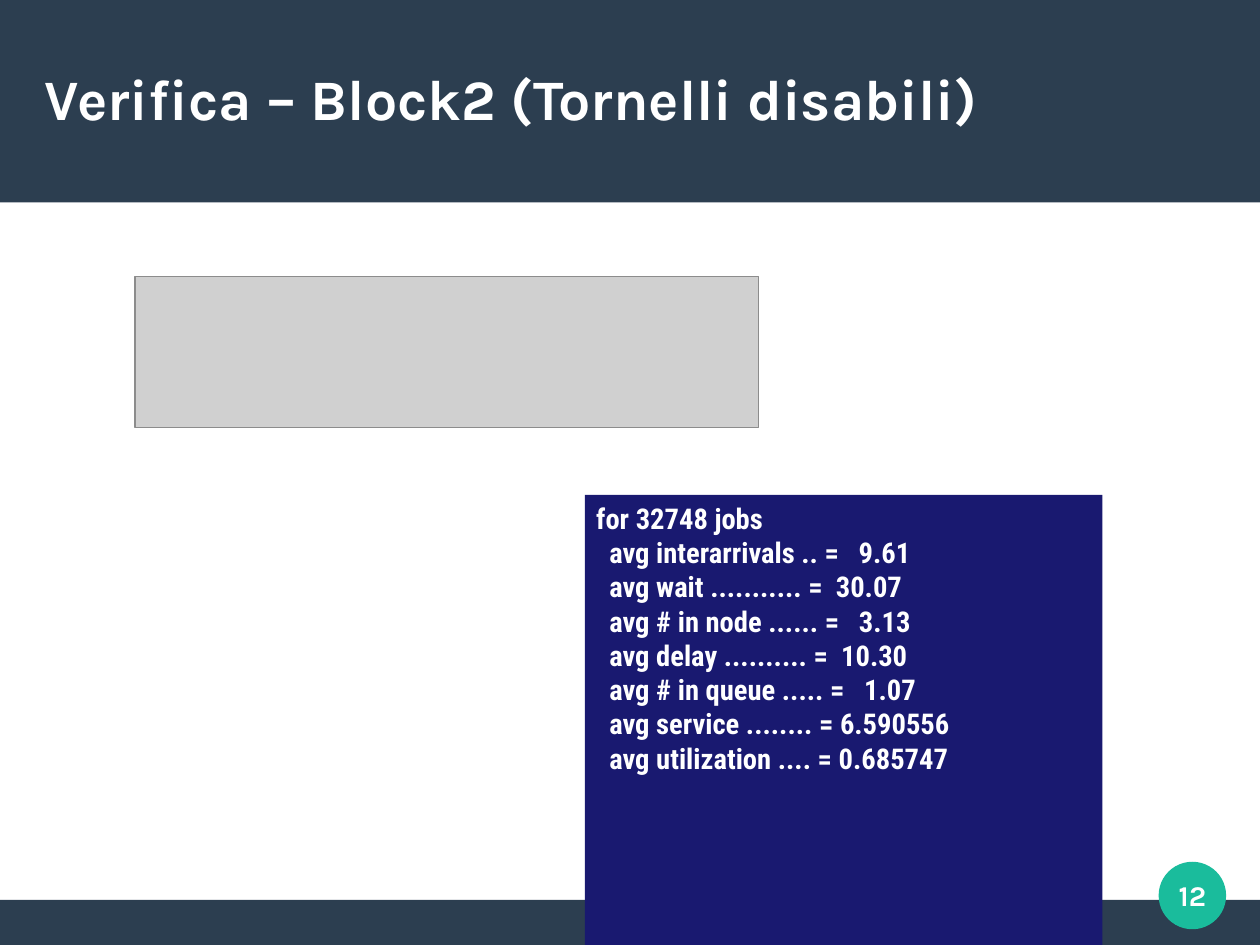
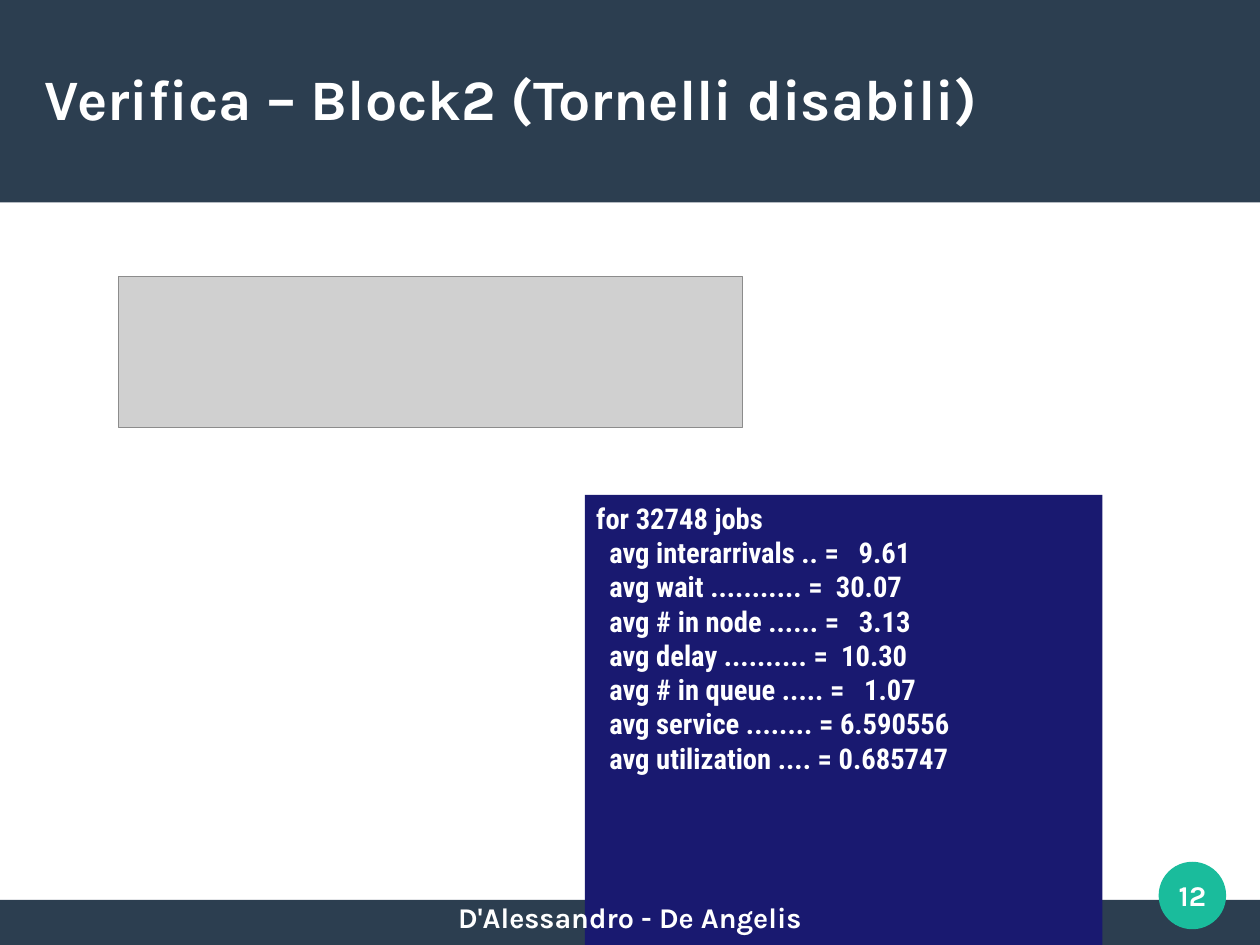
Before and after one commit to EnricoDAlessandro97UNI/DisneyWorld, a slide deck: slide 12 of presentazione.odp. Drawn at 1260x945 pixels with LibreOffice and Linux fonts; fonts in the diff are those of the drawing; grey boxes stand for pictures. Boxes give left, top, right and bottom in pixels: in the first picture for what was removed or moved away, otherwise in the second. Text is boxed around its words. In the diff, an @@ line names an element or a change of style, - is before the commit and + after.

```diff
--- a/presentazione.odp
+++ b/presentazione.odp
@@ picture: place and size @@
-picture at [135, 277, 759, 428]
+picture at [119, 277, 743, 428]
@@ text added at [458, 907, 802, 935], 18 pt, text #FFFFFF, bold @@
+D'Alessandro - De Angelis
```
Also in this commit, not shown: 14 other slides changed, 19 slides added, 32 other files.
